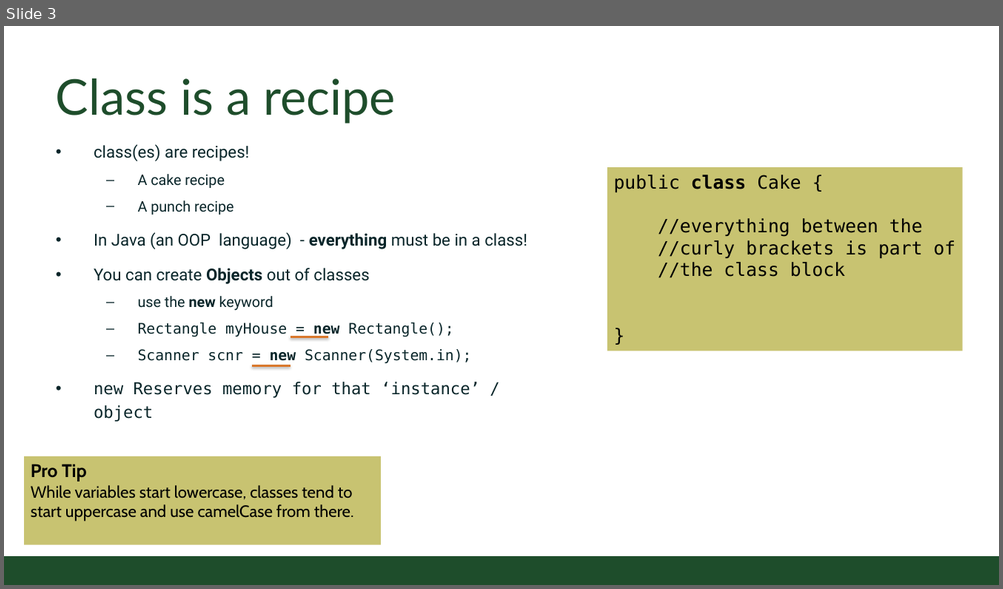
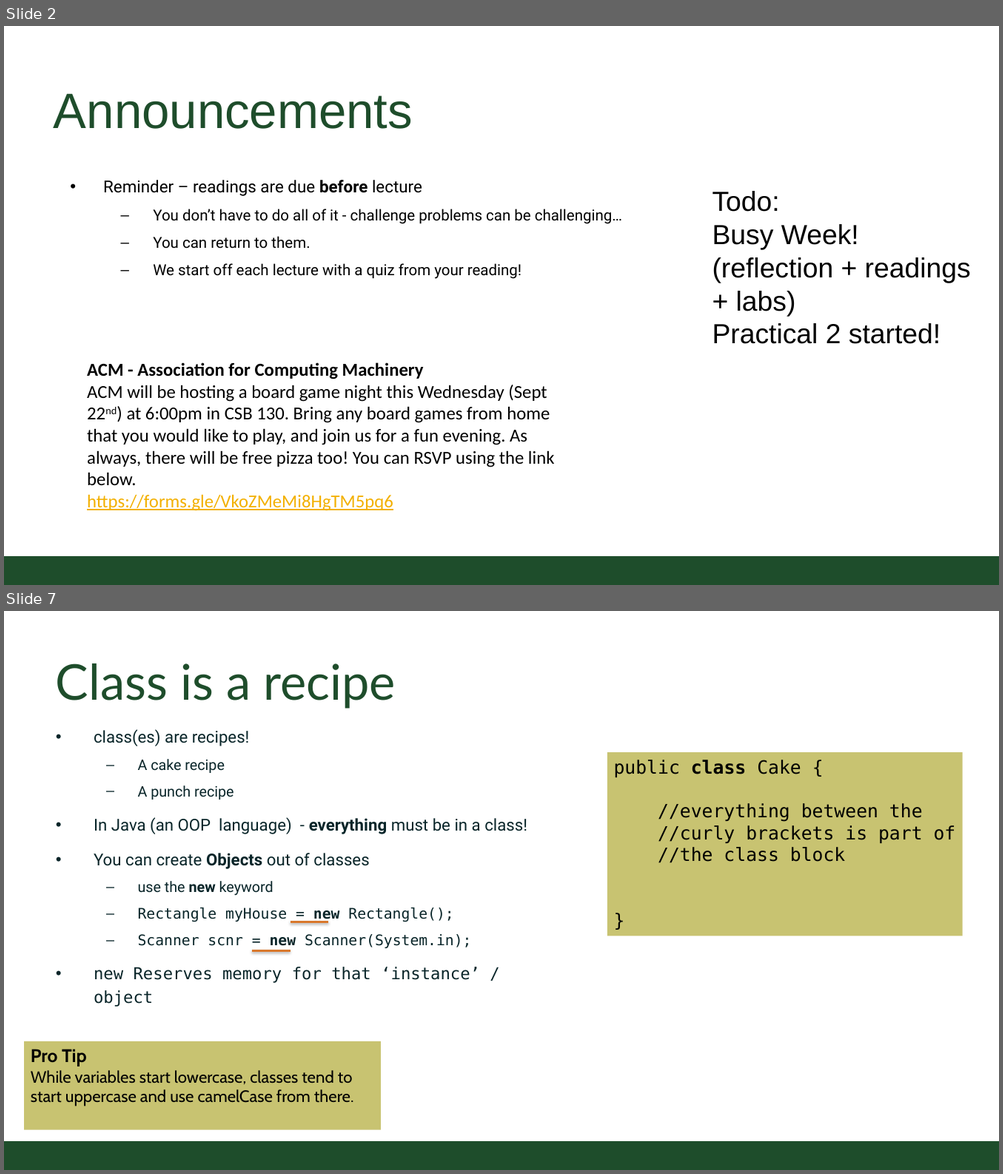
Before and after one commit to CSU-CompSci-CS163-4/Handouts, a slide deck: slides/On-Campus/05_02_Classes.pptx. Shown one above the other, each under a label of ours: slide 3 before the commit, slides 2 and 7 after it; the slides between them are not shown. The pictures are 1003x589 and 1003x1174 pixels, drawn with LibreOffice and Linux fonts; fonts in the diff are those of the drawing; background and template pictures are left out. Boxes give left, top, right and bottom in pixels: in the first picture for what was removed or moved away, otherwise in the second. Text is boxed around its words. In the diff, an @@ line names an element or a change of style, - is before the commit and + after.

```diff
--- a/slides/On-Campus/05_02_Classes.pptx
+++ b/slides/On-Campus/05_02_Classes.pptx
@@ slide 2 added at (x1=4, y1=26, x2=999, y2=585), background #FFFFFF @@
@@ title added at (x1=54, y1=93, x2=412, y2=129), 54.4 pt, text #1E4D2B @@
+Announcements
@@ text added at (x1=103, y1=180, x2=622, y2=279), 16.6 pt, text #000000 @@
+• Reminder – readings are due before lecture
+  – You don’t have to do all of it - challenge problems can be challenging…
+  – You can return to them.
+  – We start off each lecture with a quiz from your reading!
@@ text added at (x1=712, y1=191, x2=970, y2=344), 30.2 pt, text #000000 @@
+Todo:
+Busy Week! (reflection + readings + labs)
+Practical 2 started!
@@ text added at (x1=87, y1=363, x2=555, y2=511), 20 pt, text #000000 @@
+ACM - Association for Computing Machinery
+ACM will be hosting a board game night this Wednesday (Sept 22nd) at 6:00pm in CSB 130. Bring any board games from home that you would like to play, and join us for a fun evening. As always, there will be free pizza too! You can RSVP using the link below.
+https://forms.gle/VkoZMeMi8HgTM5pq6
@@ rectangle added at (x1=4, y1=557, x2=999, y2=585), fill #1E4D2B @@
@@ what was slide 3 is now slide 7 @@
```
Also in this commit, not shown: 2 slides changed, 7 other slides added.
